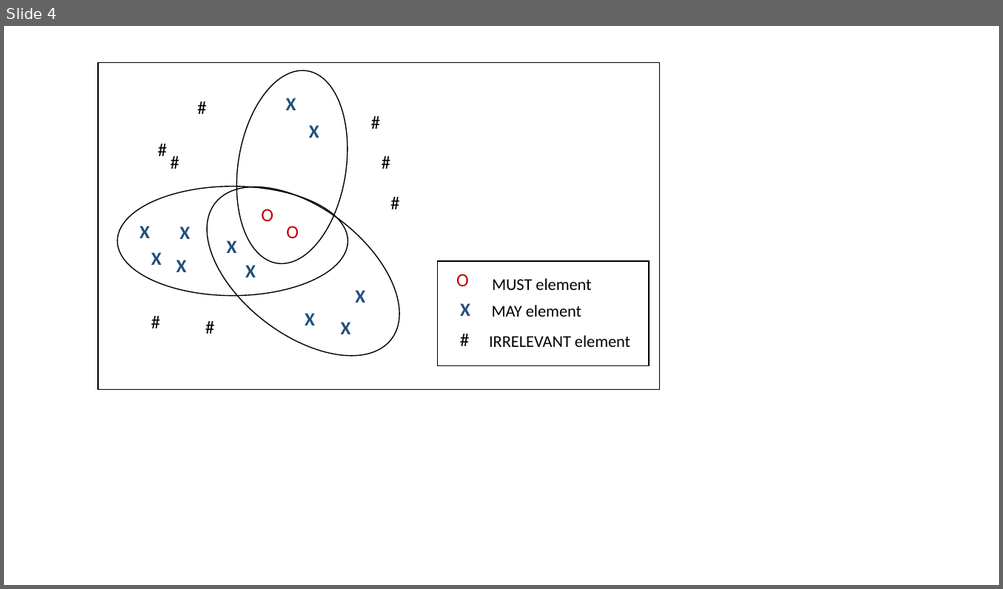
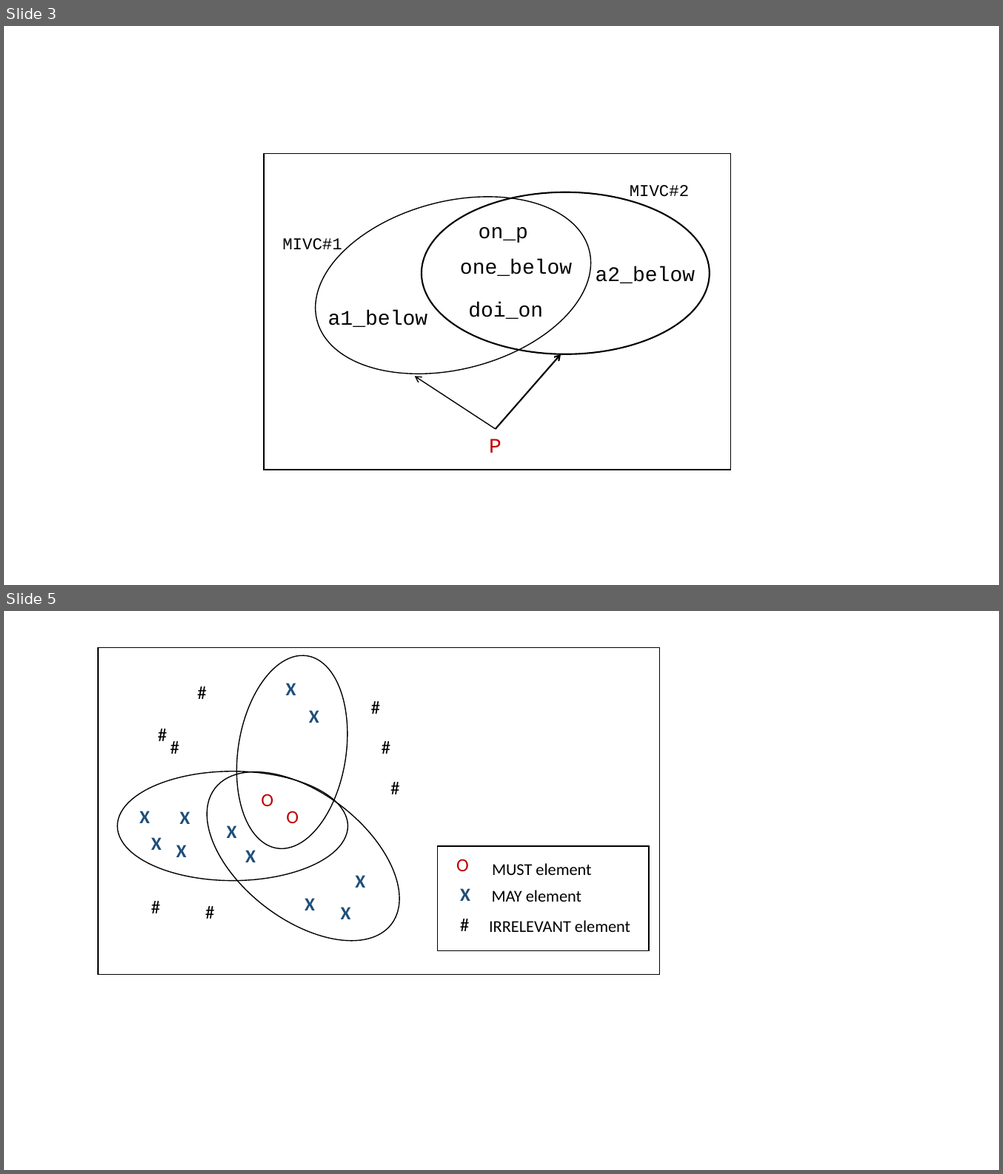
Before and after one commit to elaghs/Working, a slide deck: all_ivcs/all_ivcs_TEX/figs/figs.pptx. Shown one above the other, each under a label of ours: slide 4 before the commit, slides 3 and 5 after it; the slides between them are not shown. The pictures are 1003x589 and 1003x1174 pixels, drawn with LibreOffice and Linux fonts; fonts in the diff are those of the drawing. Boxes give left, top, right and bottom in pixels: in the first picture for what was removed or moved away, otherwise in the second. Text is boxed around its words. In the diff, an @@ line names an element or a change of style, - is before the commit and + after.

```diff
--- a/all_ivcs/all_ivcs_TEX/figs/figs.pptx
+++ b/all_ivcs/all_ivcs_TEX/figs/figs.pptx
@@ slide 3 added at <box>4,26,999,585</box>, background #FFFFFF @@
@@ rectangle added at <box>264,153,730,470</box>, outline #000000 1 pt @@
@@ ellipse added at <box>296,169,610,402</box>, outline #000000 1 pt @@
@@ ellipse added at <box>421,192,709,355</box>, outline #000000 1.5 pt @@
@@ text added at <box>629,185,688,201</box>, 16 pt, text #000000 @@
+MIVC#2
@@ text added at <box>282,238,341,254</box>, 16 pt, text #000000 @@
+MIVC#1
@@ text added at <box>478,227,528,243</box>, 20 pt, text #000000 @@
+on_p
@@ text added at <box>460,259,572,276</box>, 20 pt, text #000000 @@
+one_below
@@ text added at <box>595,266,695,284</box>, 20 pt, text #000000 @@
+a2_below
@@ text added at <box>328,310,428,327</box>, 20 pt, text #000000 @@
+a1_below
@@ text added at <box>468,303,543,319</box>, 20 pt, text #000000 @@
+doi_on
@@ arrow added from (495, 429) to (560, 355), #000000 1.5 pt @@
@@ arrow added from (495, 429) to (415, 377), #000000 1 pt @@
@@ text added at <box>489,439,501,453</box>, 20 pt, text #C00000 @@
+P
@@ what was slide 4 is now slide 5 @@
```
Also in this commit, not shown: 2 slides changed, 3 other files.
